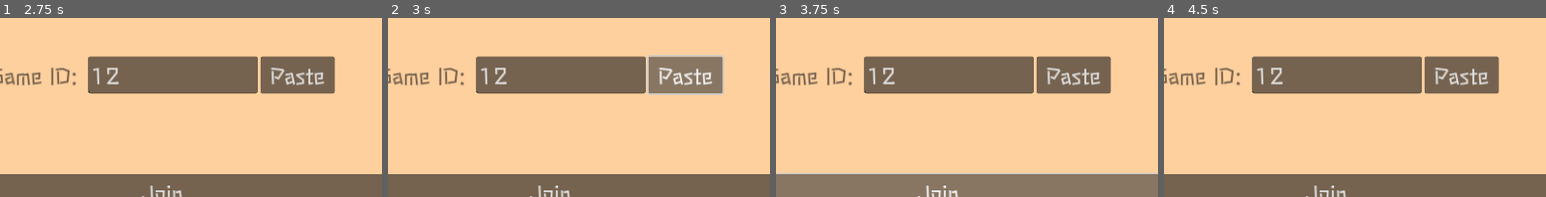
Above: before the commit, frames 1-4 (left to right).
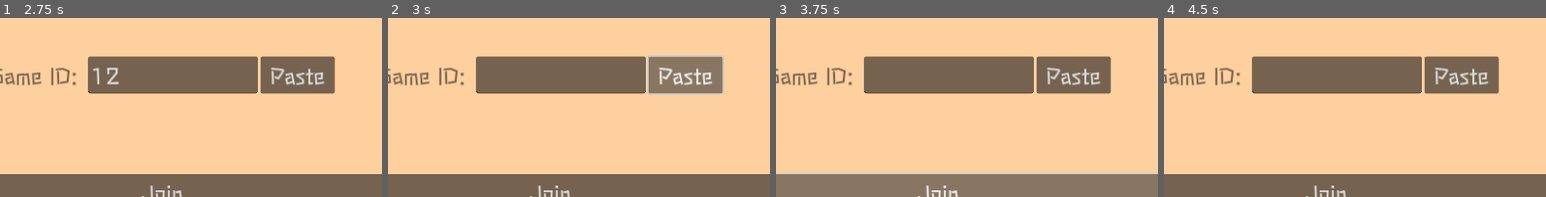
Above: after the commit, the same moments.

Repository: dsg-jam/ld51-game
Game: Godot game, scene res://scenes/start.tscn
The game is run twice, just before and just after one commit, with the same random seed, the same clock (stepped at 60 frames per second) and the same inputs.
Inputs (mouse positions are % of the whole screen's width and height, from its top left):
- Up to frame 1 (2.75 s): click (51, 62) at 0.52 s; type "12" at 0.6 s; click "Create New Game" at 1.25 s; click "Create New Game" at 2 s
- Up to frame 2 (3 s): click "Paste" at 2.75 s
- Up to frame 3 (3.75 s): click "Join" at 3.5 s
- Up to frame 4 (4.5 s): move the mouse to (72, 34) at 4.27 s; hold Right (MOVE_RIGHT) from 4.28 s (still down); tap Tab (SELECT_NEXT) at 4.35 s; click (72, 34) at 4.42 s
The pictures show only the part of the screen within x 29-79%, y 46-96%; the shares and areas given below are measured in that part.

Frame 1 is identical in both runs. In frame 2, 0.3% of the frame differs, in the area x 24-32%, y 27-38%; in frame 3, 0.3%; in frame 4, 0.3%.
Error before the commit: Parse Error: Invalid argument for "connect_to_url()" function: argument 2 should be "TLSOptions" but is "bool". (res://scripts/network.gd:22)
Error after the commit: Invalid operands 'String' and 'Nil' in operator 'in'. (res://scripts/HttpRequest.gd:36)

Commit message:
Fix networking issues

Diff:
--- a/project.godot
+++ b/project.godot
@@ -7,40 +7,6 @@
 ;   param=value ; assign values to parameters
 
 config_version=5
-
-_global_script_classes=[{
-"base": "RefCounted",
-"class": &"BoardPlatform",
-"language": &"GDScript",
-"path": "res://scripts/protocol/BoardPlatform.gd"
-}, {
-"base": "RefCounted",
-"class": &"BoardPlatformTile",
-"language": &"GDScript",
-"path": "res://scripts/protocol/BoardPlatformTile.gd"
-}, {
-"base": "RefCounted",
-"class": &"DSGMessageType",
-"language": &"GDScript",
-"path": "res://scripts/protocol/MessageType.gd"
-}, {
-"base": "RefCounted",
-"class": &"Position",
-"language": &"GDScript",
-"path": "res://scripts/protocol/Position.gd"
-}, {
-"base": "RefCounted",
-"class": &"Utils",
-"language": &"GDScript",
-"path": "res://scripts/utils.gd"
-}]
-_global_script_class_icons={
-"BoardPlatform": "",
-"BoardPlatformTile": "",
-"DSGMessageType": "",
-"Position": "",
-"Utils": ""
-}
 
 [application]
 
@@ -63,42 +29,42 @@
 
 NO_ACTION={
 "deadzone": 0.5,
-"events": [Object(InputEventKey,"resource_local_to_scene":false,"resource_name":"","device":0,"window_id":0,"alt_pressed":false,"shift_pressed":false,"ctrl_pressed":false,"meta_pressed":false,"pressed":false,"keycode":0,"physical_keycode":32,"unicode":0,"echo":false,"script":null)
+"events": [Object(InputEventKey,"resource_local_to_scene":false,"resource_name":"","device":0,"window_id":0,"alt_pressed":false,"shift_pressed":false,"ctrl_pressed":false,"meta_pressed":false,"pressed":false,"keycode":0,"physical_keycode":32,"key_label":0,"unicode":0,"echo":false,"script":null)
 ]
 }
 MOVE_UP={
 "deadzone": 0.5,
-"events": [Object(InputEventKey,"resource_local_to_scene":false,"resource_name":"","device":0,"window_id":0,"alt_pressed":false,"shift_pressed":false,"ctrl_pressed":false,"meta_pressed":false,"pressed":false,"keycode":0,"physical_keycode":4194320,"unicode":0,"echo":false,"script":null)
-, Object(InputEventKey,"resource_local_to_scene":false,"resource_name":"","device":0,"window_id":0,"alt_pressed":false,"shift_pressed":false,"ctrl_pressed":false,"meta_pressed":false,"pressed":false,"keycode":0,"physical_keycode":87,"unicode":0,"echo":false,"script":null)
+"events": [Object(InputEventKey,"resource_local_to_scene":false,"resource_name":"","device":0,"window_id":0,"alt_pressed":false,"shift_pressed":false,"ctrl_pressed":false,"meta_pressed":false,"pressed":false,"keycode":0,"physical_keycode":4194320,"key_label":0,"unicode":0,"echo":false,"script":null)
+, Object(InputEventKey,"resource_local_to_scene":false,"resource_name":"","device":0,"window_id":0,"alt_pressed":false,"shift_pressed":false,"ctrl_pressed":false,"meta_pressed":false,"pressed":false,"keycode":0,"physical_keycode":87,"key_label":0,"unicode":0,"echo":false,"script":null)
 ]
 }
 MOVE_DOWN={
 "deadzone": 0.5,
-"events": [Object(InputEventKey,"resource_local_to_scene":false,"resource_name":"","device":0,"window_id":0,"alt_pressed":false,"shift_pressed":false,"ctrl_pressed":false,"meta_pressed":false,"pressed":false,"keycode":0,"physical_keycode":83,"unicode":0,"echo":false,"script":null)
-, Object(InputEventKey,"resource_local_to_scene":false,"resource_name":"","device":0,"window_id":0,"alt_pressed":false,"shift_pressed":false,"ctrl_pressed":false,"meta_pressed":false,"pressed":false,"keycode":0,"physical_keycode":4194322,"unicode":0,"echo":false,"script":null)
+"events": [Object(InputEventKey,"resource_local_to_scene":false,"resource_name":"","device":0,"window_id":0,"alt_pressed":false,"shift_pressed":false,"ctrl_pressed":false,"meta_pressed":false,"pressed":false,"keycode":0,"physical_keycode":83,"key_label":0,"unicode":0,"echo":false,"script":null)
+, Object(InputEventKey,"resource_local_to_scene":false,"resource_name":"","device":0,"window_id":0,"alt_pressed":false,"shift_pressed":false,"ctrl_pressed":false,"meta_pressed":false,"pressed":false,"keycode":0,"physical_keycode":4194322,"key_label":0,"unicode":0,"echo":false,"script":null)
 ]
 }
 MOVE_LEFT={
 "deadzone": 0.5,
-"events": [Object(InputEventKey,"resource_local_to_scene":false,"resource_name":"","device":0,"window_id":0,"alt_pressed":false,"shift_pressed":false,"ctrl_pressed":false,"meta_pressed":false,"pressed":false,"keycode":0,"physical_keycode":4194319,"unicode":0,"echo":false,"script":null)
-, Object(InputEventKey,"resource_local_to_scene":false,"resource_name":"","device":0,"window_id":0,"alt_pressed":false,"shift_pressed":false,"ctrl_pressed":false,"meta_pressed":false,"pressed":false,"keycode":0,"physical_keycode":65,"unicode":0,"echo":false,"script":null)
+"events": [Object(InputEventKey,"resource_local_to_scene":false,"resource_name":"","device":0,"window_id":0,"alt_pressed":false,"shift_pressed":false,"ctrl_pressed":false,"meta_pressed":false,"pressed":false,"keycode":0,"physical_keycode":4194319,"key_label":0,"unicode":0,"echo":false,"script":null)
+, Object(InputEventKey,"resource_local_to_scene":false,"resource_name":"","device":0,"window_id":0,"alt_pressed":false,"shift_pressed":false,"ctrl_pressed":false,"meta_pressed":false,"pressed":false,"keycode":0,"physical_keycode":65,"key_label":0,"unicode":0,"echo":false,"script":null)
 ]
 }
 MOVE_RIGHT={
 "deadzone": 0.5,
-"events": [Object(InputEventKey,"resource_local_to_scene":false,"resource_name":"","device":0,"window_id":0,"alt_pressed":false,"shift_pressed":false,"ctrl_pressed":false,"meta_pressed":false,"pressed":false,"keycode":0,"physical_keycode":4194321,"unicode":0,"echo":false,"script":null)
-, Object(InputEventKey,"resource_local_to_scene":false,"resource_name":"","device":0,"window_id":0,"alt_pressed":false,"shift_pressed":false,"ctrl_pressed":false,"meta_pressed":false,"pressed":false,"keycode":0,"physical_keycode":68,"unicode":0,"echo":false,"script":null)
+"events": [Object(InputEventKey,"resource_local_to_scene":false,"resource_name":"","device":0,"window_id":0,"alt_pressed":false,"shift_pressed":false,"ctrl_pressed":false,"meta_pressed":false,"pressed":false,"keycode":0,"physical_keycode":4194321,"key_label":0,"unicode":0,"echo":false,"script":null)
+, Object(InputEventKey,"resource_local_to_scene":false,"resource_name":"","device":0,"window_id":0,"alt_pressed":false,"shift_pressed":false,"ctrl_pressed":false,"meta_pressed":false,"pressed":false,"keycode":0,"physical_keycode":68,"key_label":0,"unicode":0,"echo":false,"script":null)
 ]
 }
 REMOVE_MOVE={
 "deadzone": 0.5,
-"events": [Object(InputEventKey,"resource_local_to_scene":false,"resource_name":"","device":0,"window_id":0,"alt_pressed":false,"shift_pressed":false,"ctrl_pressed":false,"meta_pressed":false,"pressed":false,"keycode":0,"physical_keycode":4194305,"unicode":0,"echo":false,"script":null)
-, Object(InputEventKey,"resource_local_to_scene":false,"resource_name":"","device":0,"window_id":0,"alt_pressed":false,"shift_pressed":false,"ctrl_pressed":false,"meta_pressed":false,"pressed":false,"keycode":0,"physical_keycode":4194312,"unicode":0,"echo":false,"script":null)
-, Object(InputEventKey,"resource_local_to_scene":false,"resource_name":"","device":0,"window_id":0,"alt_pressed":false,"shift_pressed":false,"ctrl_pressed":false,"meta_pressed":false,"pressed":false,"keycode":0,"physical_keycode":4194308,"unicode":0,"echo":false,"script":null)
+"events": [Object(InputEventKey,"resource_local_to_scene":false,"resource_name":"","device":0,"window_id":0,"alt_pressed":false,"shift_pressed":false,"ctrl_pressed":false,"meta_pressed":false,"pressed":false,"keycode":0,"physical_keycode":4194305,"key_label":0,"unicode":0,"echo":false,"script":null)
+, Object(InputEventKey,"resource_local_to_scene":false,"resource_name":"","device":0,"window_id":0,"alt_pressed":false,"shift_pressed":false,"ctrl_pressed":false,"meta_pressed":false,"pressed":false,"keycode":0,"physical_keycode":4194312,"key_label":0,"unicode":0,"echo":false,"script":null)
+, Object(InputEventKey,"resource_local_to_scene":false,"resource_name":"","device":0,"window_id":0,"alt_pressed":false,"shift_pressed":false,"ctrl_pressed":false,"meta_pressed":false,"pressed":false,"keycode":0,"physical_keycode":4194308,"key_label":0,"unicode":0,"echo":false,"script":null)
 ]
 }
 SELECT_NEXT={
 "deadzone": 0.5,
-"events": [Object(InputEventKey,"resource_local_to_scene":false,"resource_name":"","device":0,"window_id":0,"alt_pressed":false,"shift_pressed":false,"ctrl_pressed":false,"meta_pressed":false,"pressed":false,"keycode":0,"physical_keycode":4194306,"unicode":0,"echo":false,"script":null)
+"events": [Object(InputEventKey,"resource_local_to_scene":false,"resource_name":"","device":0,"window_id":0,"alt_pressed":false,"shift_pressed":false,"ctrl_pressed":false,"meta_pressed":false,"pressed":false,"keycode":0,"physical_keycode":4194306,"key_label":0,"unicode":0,"echo":false,"script":null)
 ]
 }
--- a/scenes/start.tscn
+++ b/scenes/start.tscn
@@ -20,7 +20,7 @@
 game_id_path = NodePath("../ColorRect/VBoxContainer/HBoxContainer/GameID")
 
 [node name="ColorRect" type="ColorRect" parent="."]
-anchors_preset = 15
+layout_mode = 0
 anchor_right = 1.0
 anchor_bottom = 1.0
 grow_horizontal = 2
@@ -28,7 +28,7 @@
 color = Color(0.996078, 0.815686, 0.619608, 1)
 
 [node name="HSeparatorLine" type="HSeparator" parent="ColorRect"]
-anchors_preset = 15
+layout_mode = 0
 anchor_right = 1.0
 anchor_bottom = 1.0
 grow_horizontal = 2
@@ -37,7 +37,7 @@
 theme_override_styles/separator = SubResource("StyleBoxLine_xko28")
 
 [node name="VBoxContainer" type="VBoxContainer" parent="ColorRect"]
-anchors_preset = 15
+layout_mode = 0
 anchor_right = 1.0
 anchor_bottom = 1.0
 grow_horizontal = 2
@@ -45,60 +45,45 @@
 alignment = 1
 
 [node name="VBoxContainerTop" type="VBoxContainer" parent="ColorRect/VBoxContainer"]
-offset_top = 118.0
-offset_right = 1152.0
-offset_bottom = 174.0
+layout_mode = 2
 size_flags_vertical = 6
 
 [node name="creatNewGameButton" type="Button" parent="ColorRect/VBoxContainer/VBoxContainerTop"]
-custom_minimum_size = Vector2i(512, 0)
-offset_left = 320.0
-offset_right = 832.0
-offset_bottom = 56.0
+custom_minimum_size = Vector2(512, 0)
+layout_mode = 2
 size_flags_horizontal = 4
 theme_override_fonts/font = ExtResource("2_pw6rl")
 theme_override_font_sizes/font_size = 32
 text = "Create New Game"
 
 [node name="HBoxContainer" type="HBoxContainer" parent="ColorRect/VBoxContainer"]
-offset_left = 316.0
-offset_top = 414.0
-offset_right = 835.0
-offset_bottom = 470.0
+layout_mode = 2
 size_flags_horizontal = 4
 size_flags_vertical = 6
 
 [node name="Label" type="Label" parent="ColorRect/VBoxContainer/HBoxContainer"]
-offset_top = 2.0
-offset_right = 143.0
-offset_bottom = 53.0
+layout_mode = 2
 theme_override_colors/font_color = Color(0.458824, 0.384314, 0.305882, 1)
 theme_override_fonts/font = ExtResource("2_pw6rl")
 theme_override_font_sizes/font_size = 32
 text = "Game ID: "
 
 [node name="GameID" type="LineEdit" parent="ColorRect/VBoxContainer/HBoxContainer"]
-custom_minimum_size = Vector2i(256, 0)
-offset_left = 147.0
-offset_right = 403.0
-offset_bottom = 56.0
+custom_minimum_size = Vector2(256, 0)
+layout_mode = 2
 theme_override_fonts/font = ExtResource("2_pw6rl")
 theme_override_font_sizes/font_size = 32
 
 [node name="PasteButton" type="Button" parent="ColorRect/VBoxContainer/HBoxContainer"]
-custom_minimum_size = Vector2i(112, 0)
-offset_left = 407.0
-offset_right = 519.0
-offset_bottom = 56.0
+custom_minimum_size = Vector2(112, 0)
+layout_mode = 2
 theme_override_fonts/font = ExtResource("2_pw6rl")
 theme_override_font_sizes/font_size = 32
 text = "Paste
 "
 
 [node name="Button" type="Button" parent="ColorRect/VBoxContainer"]
-offset_top = 592.0
-offset_right = 1152.0
-offset_bottom = 648.0
+layout_mode = 2
 theme_override_fonts/font = ExtResource("2_pw6rl")
 theme_override_font_sizes/font_size = 32
 text = "Join"
--- a/scripts/HttpRequest.gd
+++ b/scripts/HttpRequest.gd
@@ -25,7 +25,7 @@
 		"Content-length: 0",
 		"Content-Type: application/json",
 	]
-	self.request(url, headers, DSGNetwork.SERVER_USE_TLS, HTTPClient.METHOD_POST)
+	self.request(url, headers, HTTPClient.METHOD_POST)
 
 func _start_joining_lobby(lobby_id: String) -> void:
 	GlobalVariables.id = lobby_id
--- a/scripts/network.gd
+++ b/scripts/network.gd
@@ -19,7 +19,7 @@
 	else:
 		protocol = "ws"
 	var url := "%s://%s/lobby/%s/join" % [protocol, SERVER_HOST, lobby_id]
-	var err = socket.connect_to_url(url, SERVER_USE_TLS)
+	var err = socket.connect_to_url(url, TLSOptions.client())
 	if err != OK:
 		return err
 	last_state = socket.get_ready_state()
